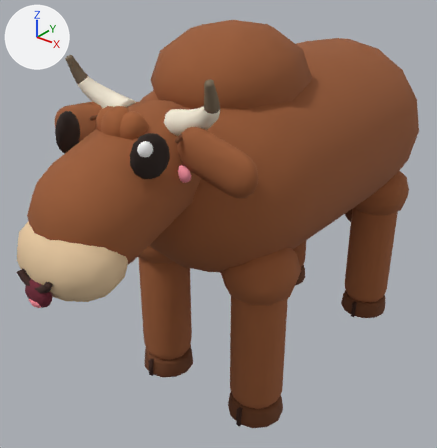
What one commit did to the glTF model models/world/creature-bull.glb.
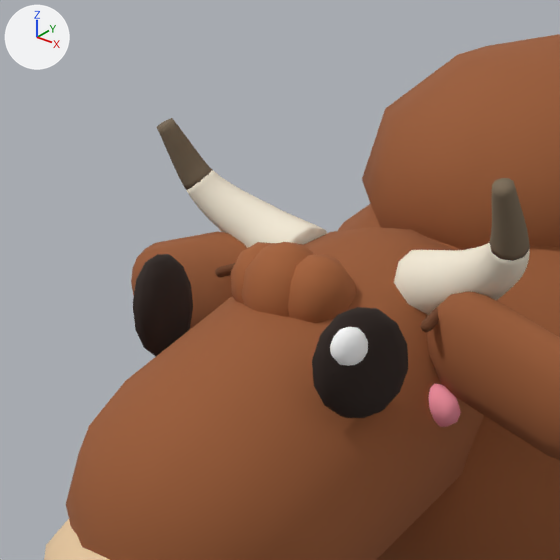
Each version is shown whole from a camera (50 mm lens) standing at (1.117, -1.755, 1.513) and looking at (-0.077, -0.263, 0.588), then close up on the part from 0% to 53% of the width and 1% to 53% of the height. Lighting does not change. The marker at upper left points along +X, +Y and +Z. The last two pictures show the newer version. Vertices at exactly the same position are counted once.
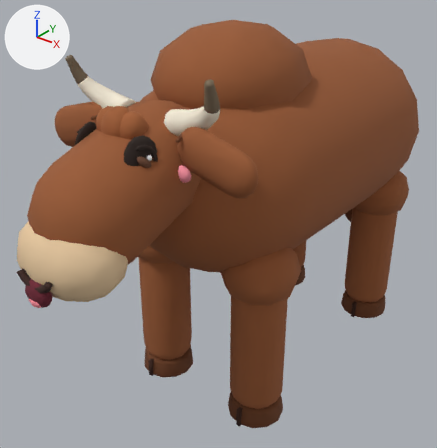
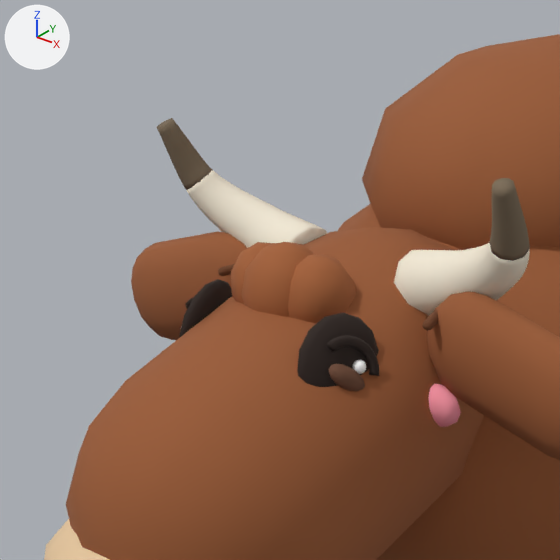
Location of each change, [x1, y1, x2, y2] in pixels of the close-ups (560 x 560 px; the box of a moved part takes in the faces that stretch with it):
part 1 of me_mesh_0, moved or reshaped
    before: [133, 254, 193, 356]
    after: [179, 279, 232, 337]
part 2 of me_mesh_0, moved or reshaped (not visible before)
    after: [185, 298, 193, 309]
part 3 of me_mesh_0, moved or reshaped
    before: [312, 307, 408, 418]
    after: [297, 313, 379, 387]
part 4 of me_mesh_0, moved or reshaped (not visible before)
    after: [329, 363, 365, 391]
part 5 of me_mesh_0, moved or reshaped (not visible afterwards)
    before: [330, 327, 368, 366]
part 6 of me_mesh_0, moved or reshaped (not visible before)
    after: [352, 360, 366, 374]
part 7 of me_mesh_0, moved or reshaped (not visible before)
    after: [327, 335, 379, 376]

The change in detail:
me_mesh_0 has 4194 vertices, 8200 faces and spans x -0.37..0.37, y -1.08..0.75, z 0.01..1.28.
me_mesh_0 is used by ob_mesh_0; location (0.0, 0.0, 0.0).
me_mesh_0 part 1: the loose piece of 68 vertices spanning x -0.17..-0.12, y -0.85..-0.76, z 0.98..1.09 is turned -41.6 degrees about the x axis through its middle and scaled by 0.86, then moved by (0.05, 0.02, -0.01).
me_mesh_0 part 2: the loose piece of 104 vertices spanning x -0.18..-0.14, y -0.84..-0.77, z 1.03..1.06 is turned -41.6 degrees about the x axis through its middle and scaled by 0.852, then moved by (0.04, 0.03, -0.01).
me_mesh_0 part 3: the loose piece of 68 vertices spanning x 0.13..0.18, y -0.85..-0.76, z 0.98..1.09 is turned -41.6 degrees about the x axis through its middle and scaled by 0.86, then moved by (-0.05, 0.02, -0.01).
me_mesh_0 part 4: the loose piece of 68 vertices spanning x 0.14..0.17, y -0.83..-0.78, z 1.0..1.03 is turned -41.6 degrees about the x axis through its middle and scaled by 0.883, then moved by (-0.04, 0.01, 0.0).
me_mesh_0 part 5: the loose piece of 68 vertices spanning x 0.14..0.17, y -0.84..-0.8, z 1.04..1.08 is turned -41.6 degrees about the x axis through its middle and scaled by 0.768, then moved by (-0.06, 0.02, -0.02).
me_mesh_0 part 6: the loose piece of 68 vertices spanning x 0.16..0.17, y -0.8..-0.78, z 1.01..1.03 is moved by (-0.05, 0.01, -0.01).
me_mesh_0 part 7: the loose piece of 104 vertices spanning x 0.14..0.18, y -0.84..-0.77, z 1.03..1.06 is turned -41.6 degrees about the x axis through its middle and scaled by 0.852, then moved by (-0.04, 0.03, -0.01).
